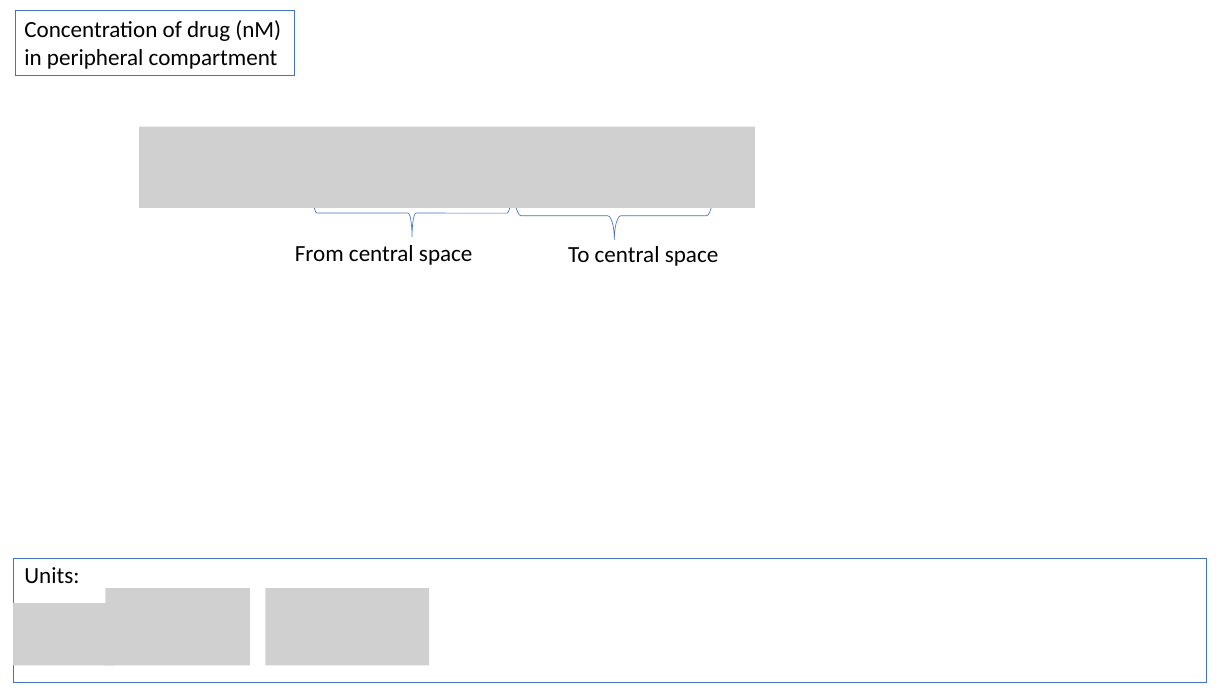
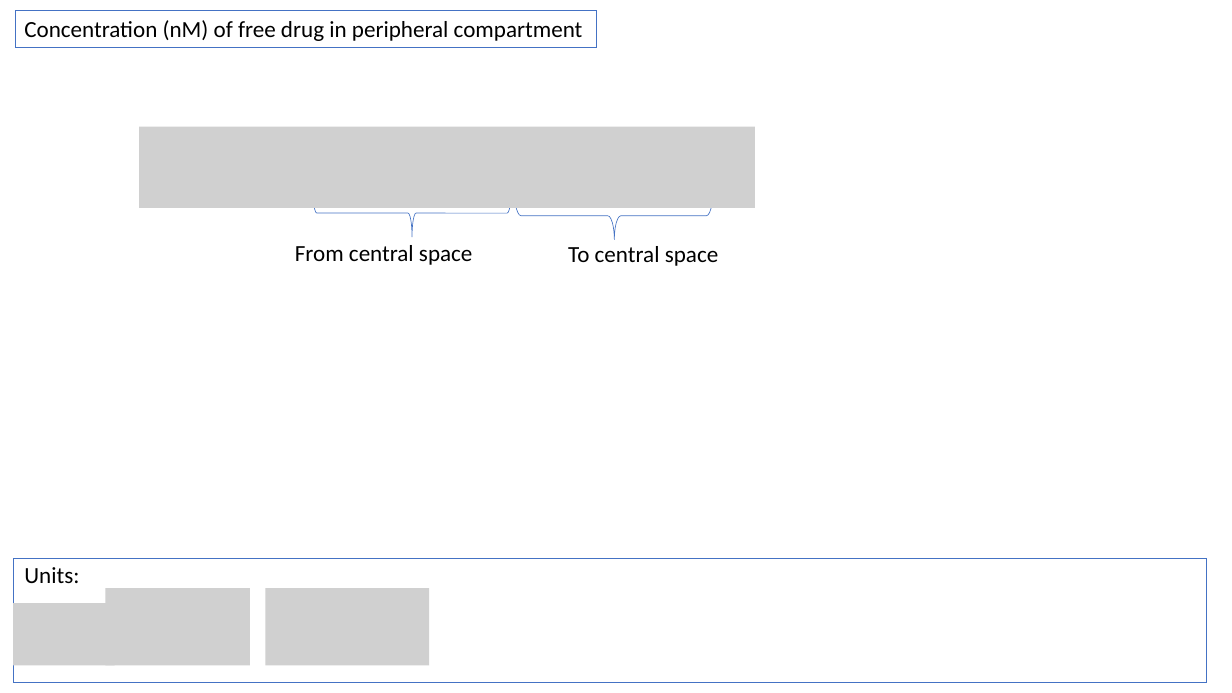
Before and after one commit to judith-stein/hc-protac-shuttle-rshiny-in-vivo, a slide deck: slide 23 of www/logistic_pk_pd_equations_explained.pptx (slide 11 before the commit). Drawn at 1232x693 pixels with LibreOffice and Linux fonts; fonts in the diff are those of the drawing; grey boxes stand for pictures. Boxes give left, top, right and bottom in pixels: in the first picture for what was removed or moved away, otherwise in the second. Text is boxed around its words. In the diff, an @@ line names an element or a change of style, - is before the commit and + after.

```diff
--- a/www/logistic_pk_pd_equations_explained.pptx
+++ b/www/logistic_pk_pd_equations_explained.pptx
@@ rectangle "Concentration (nM) of free drug ...": place and size @@
-rectangle "Concentration (nM) of free drug ..." at [16,10,295,76]
+rectangle "Concentration (nM) of free drug ..." at [16,10,598,47]
@@ text in rectangle at [24,20,583,41]: text changed @@
-Concentration of drug (nM)
-in peripheral compartment
+Concentration (nM) of free drug in peripheral compartment
```
Also in this commit, not shown: 17 other slides changed, 32 slides added, 11 slides removed, 7 other files.
